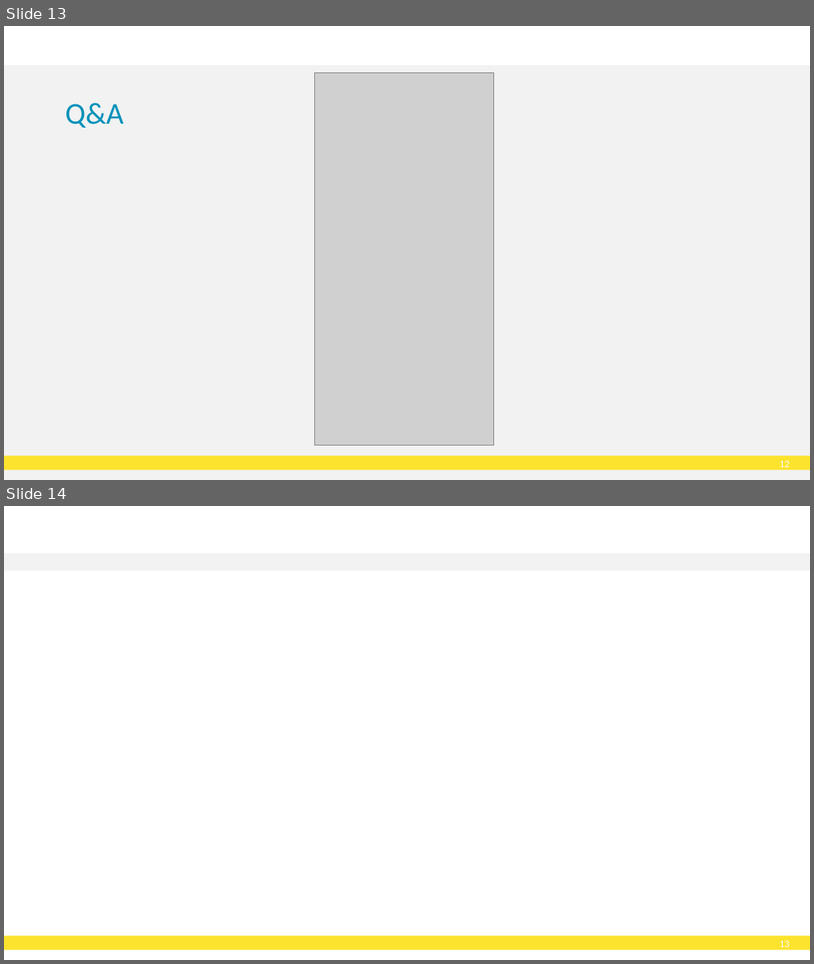
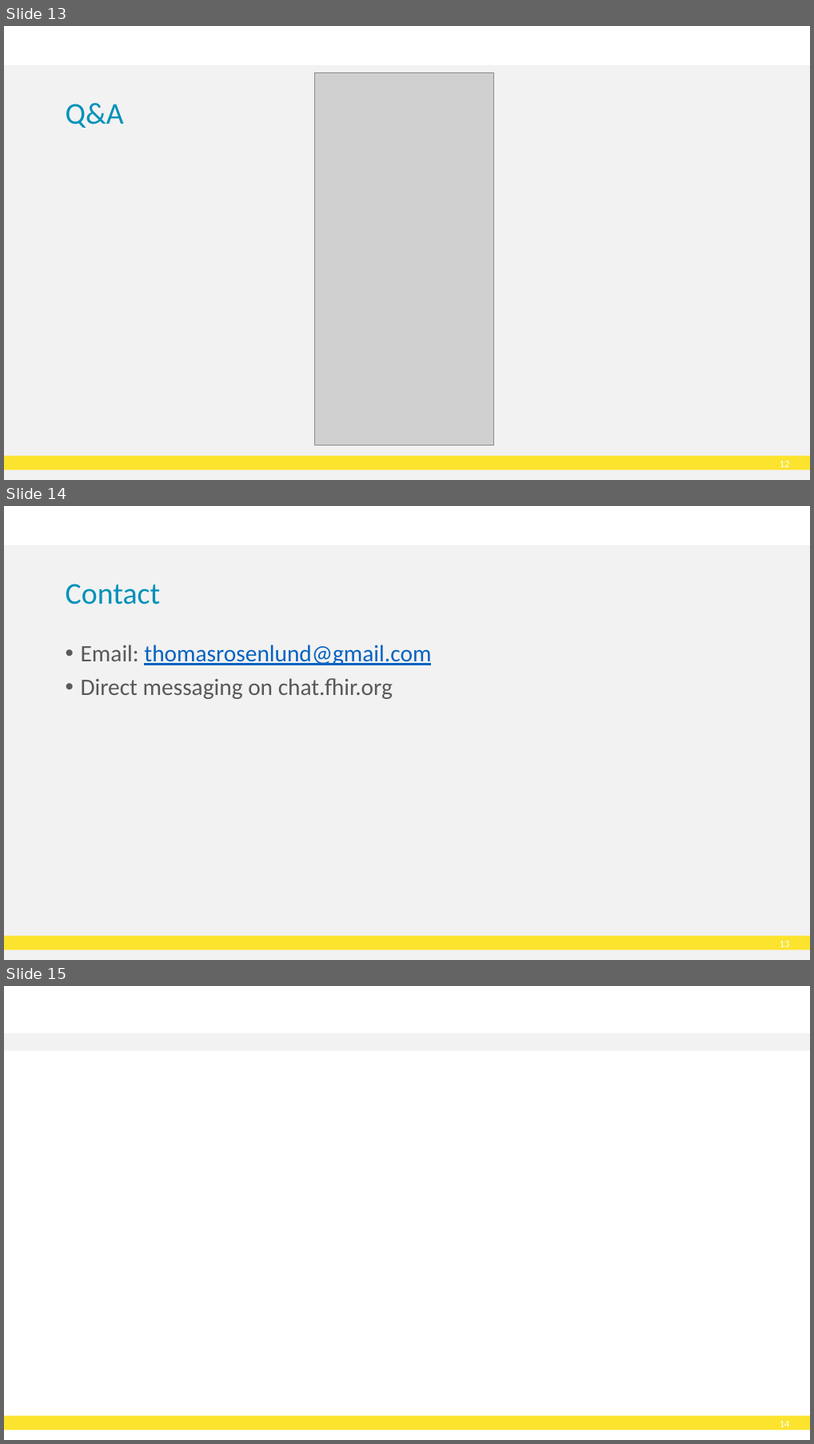
Before and after one commit to HL7Norway/best-practice, a slide deck: docs/presentasjoner/DD23_CT_230508_Thomas_Tveit_Rosenlund_FHIR-in-Norway.pptx. Shown one above the other, each under a label of ours: slides 13 and 14 before the commit, slides 13, 14 and 15 after it. The pictures are 814x964 and 814x1444 pixels, drawn with LibreOffice and Linux fonts; fonts in the diff are those of the drawing; grey boxes stand for pictures; background and template pictures are left out. Boxes give left, top, right and bottom in pixels: in the first picture for what was removed or moved away, otherwise in the second. Text is boxed around its words. In the diff, an @@ line names an element or a change of style, - is before the commit and + after.

```diff
--- a/docs/presentasjoner/DD23_CT_230508_Thomas_Tveit_Rosenlund_FHIR-in-Norway.pptx
+++ b/docs/presentasjoner/DD23_CT_230508_Thomas_Tveit_Rosenlund_FHIR-in-Norway.pptx
@@ slide 14 added at box(4, 506, 810, 960), background #FFFFFF; not listed: 3 template elements that a slide beside it also shows @@
@@ title added at box(66, 584, 161, 604), 36 pt, text #0091B9 @@
+Contact
@@ text added at box(81, 644, 431, 699), 28 pt, text #595959 @@
+• Email: thomasrosenlund@gmail.com
+• Direct messaging on chat.fhir.org
@@ what was slide 14 is now slide 15 @@
@@ page number at box(780, 1420, 790, 1427): text changed @@
-13
+14
```
Also in this commit, not shown: 6 slides changed.
